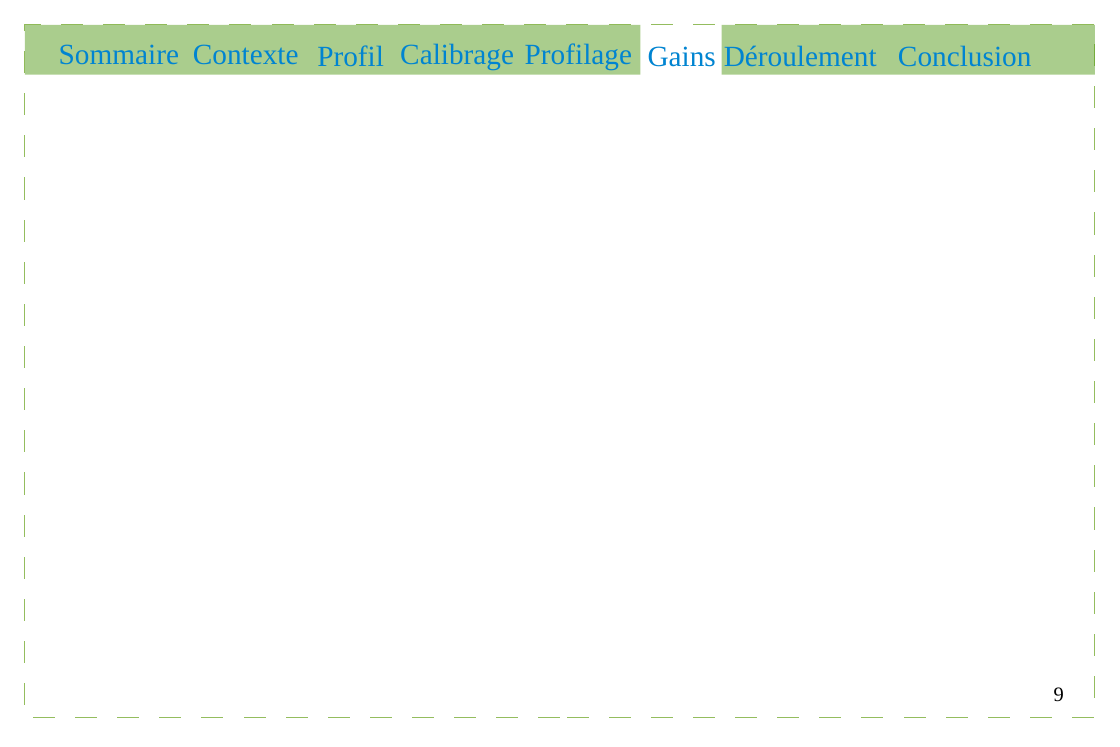
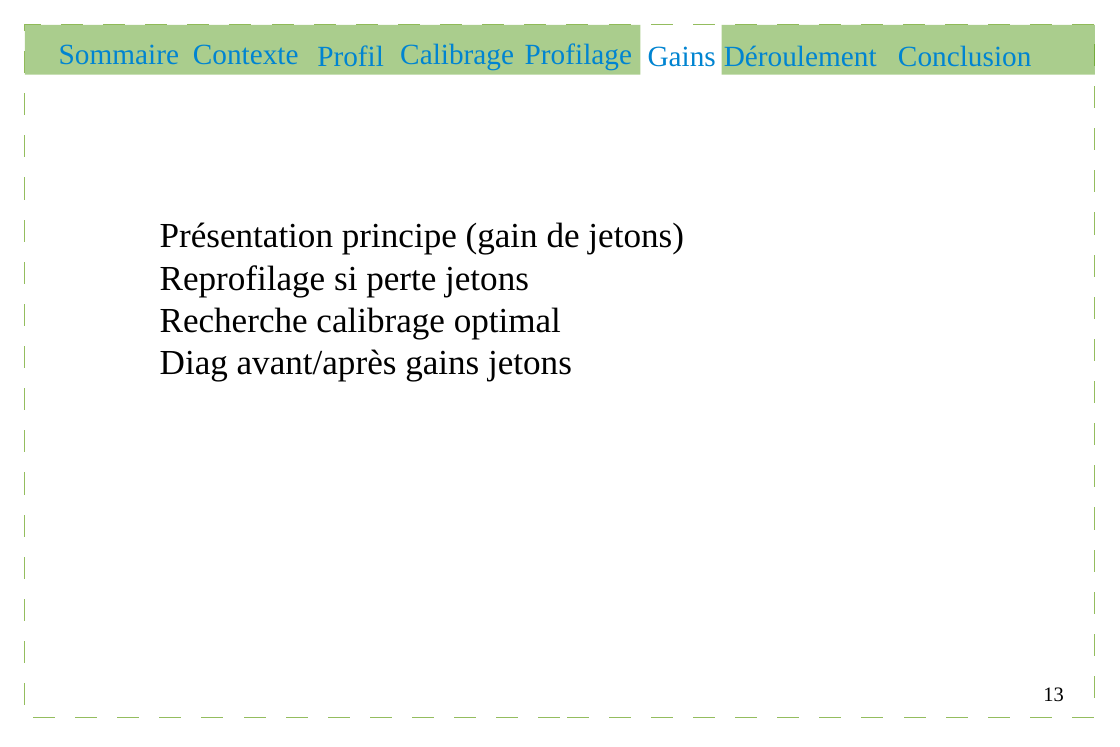
Before and after one commit to Gouga34/TERM1_Poker, a slide deck: slide 13 of Soutenance/presentation.odp (slide 9 before the commit). Drawn at 1120x747 pixels with LibreOffice and Linux fonts; fonts in the diff are those of the drawing. Boxes give left, top, right and bottom in pixels: in the first picture for what was removed or moved away, otherwise in the second. Text is boxed around its words. In the diff, an @@ line names an element or a change of style, - is before the commit and + after.

```diff
--- a/Soutenance/presentation.odp
+++ b/Soutenance/presentation.odp
@@ text added at (x1=160, y1=222, x2=684, y2=381), 24 pt, text #000000 @@
+Présentation principe (gain de jetons)
+Reprofilage si perte jetons
+Recherche calibrage optimal
+Diag avant/après gains jetons
@@ page number at (x1=1043, y1=687, x2=1063, y2=702): text changed @@
-9
+13
```
Also in this commit, not shown: 10 other slides changed, 5 slides added, 2 other files.
